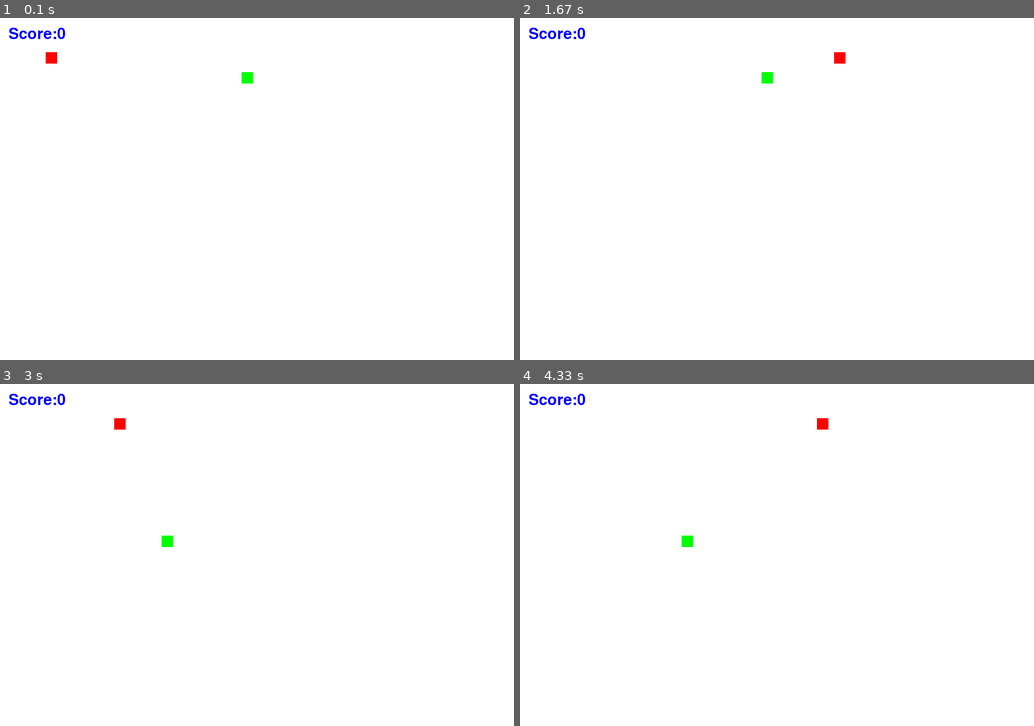
Above: before the commit, frames 1-4 (two rows, left to right).
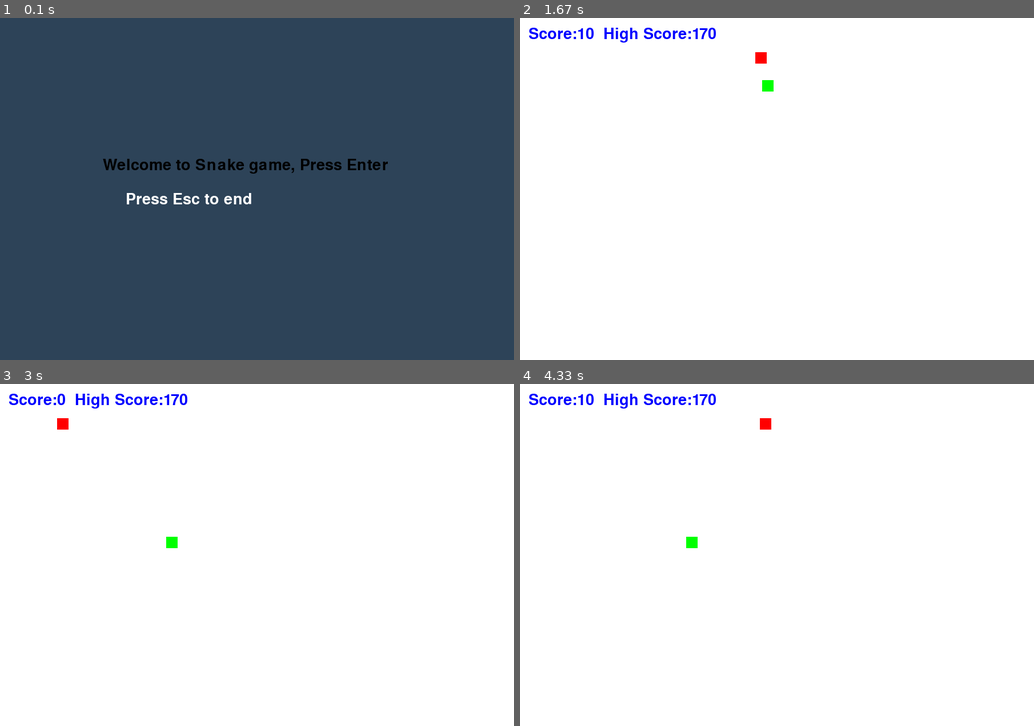
Above: after the commit, the same moments.

Repository: Shaswat125/Snake_pygame
Game: pygame game, started from Snake_game.py
Same seed, same stepped clock (60 frames per second), same inputs: the game is played once before the commit and once after it.
Inputs:
- Up to frame 1 (0.1 s): no input
- Up to frame 2 (1.67 s): tap Enter at 0.33 s; tap C at 0.67 s; hold V 1-1.47 s; hold Right 1-1.47 s
- Up to frame 3 (3 s): hold Up 2-2.47 s; tap Enter at 2.5, 2.83 s
- Up to frame 4 (4.33 s): hold C 3.17-3.63 s; hold Right 3.17-3.63 s; hold Left from 4.17 s (still down)

The runs differ from the first frame. In frame 1, 100% of the frame differs, in the area x 0-100%, y 0-100%; in frame 2, 0.7%; in frame 3, 0.6%; in frame 4, 0.6%.

Commit message:
High score is saved in a text file

Diff:
--- /dev/null
+++ b/HighScore.txt
@@ -0,0 +1 @@
+170
--- a/Snake_game.py
+++ b/Snake_game.py
@@ -1,15 +1,18 @@
 import pygame
 import random
+
+
 
 pygame.init()
 width = 900
 height = 600
 ##Game window
 gameWindow = pygame.display.set_mode((width, height))
-pygame.display.set_caption("Mick's Snake game")
+pygame.display.set_caption("Vintage Snake game")
 pygame.display.update()
 
 font = pygame.font.SysFont(None, 40)
+
 def text_screen(text, color, x, y):
     screen = font.render(text, True, color)  ##this take 3 variables and print in window
     gameWindow.blit(screen, (x, y))  ##blit func prints in on screen
@@ -20,9 +23,32 @@
     for a,b in snk_list:
         pygame.draw.rect(gameWindow, red, [a, b, sn_size, sn_size])
     # print(snk_list)
-    ##we display every element of the snk_list and append accordingly
-
-
+    ## display every element of the snk_list and append accordingly
+
+#Welcome screen of the game
+def welcome():
+    fps=60
+    clock = pygame.time.Clock()
+    exit_game=False
+    while not exit_game:
+        gameWindow.fill((45,67,88))
+        text_screen("Welcome to Snake game, Press Enter", black,180,245)
+        text_screen("Press Esc to end", white, 220, 305)
+        for event in pygame.event.get():
+            ##print(event)
+            if event.type == pygame.QUIT:
+                exit_game = True
+
+            if event.type == pygame.KEYDOWN:
+                if event.key == pygame.K_RETURN:
+                  gameloop()
+            if event.type == pygame.KEYDOWN:
+                if event.key == pygame.K_ESCAPE:
+                    pygame.quit()
+                    quit()
+            pygame.display.update()
+            clock.tick(fps)
+            # after every change update
 
 
 ##Colors
@@ -31,6 +57,8 @@
 green = (0, 255, 0)
 blue = (0, 0, 255)
 black = (0, 0, 0)
+
+
 
 ##Game Loop
 def gameloop():
@@ -47,19 +75,29 @@
     speed_y = 0  ##we give speed or velocity to our snake
     ##lets make score print on display board
 
+    ##Now we put high score to our program
+    f = open("HighScore.txt", "r")
+    hi_score = f.read()
+    f.close()
+    ##another way to store high
+    # with open("Highscore.txt","r") as f:
+    #     hi_score=f.read()
 
     ##for increasing length of snake
     snk_list = []  ##we make a empty list and increase it but we make it list of list using head list
     snk_length = 1
 
     ##lets make food for our snake random function returns random variable between a nad b
-    food_x = random.randint(10, width / 2)
-    food_y = random.randint(10, height / 2)
+    food_x = random.randint(30, width / 2)
+    food_y = random.randint(30, height / 2)
     score = 0  ##for making score go up
 
 
     while not exit_game:
         if game_over:
+            f = open("HighScore.txt", "w")
+            f.write(str(hi_score))
+            f.close()
             gameWindow.fill(white)
             text_screen("Game Over! Press enter to play again.", black, 170, 240)
             for event in pygame.event.get():
@@ -68,7 +106,7 @@
                     exit_game = True
                 if event.type==pygame.KEYDOWN:
                     if event.key==pygame.K_RETURN:
-                        gameloop()
+                        welcome()
         #this was to make game over when snake hits walls and ask to restart
 
         else:
@@ -87,12 +125,20 @@
                         speed_y = 0
 
                     if event.key == pygame.K_UP:
+                        speed_x = 0
                         speed_y = -in_velocity
+
+
+                    if event.key == pygame.K_DOWN:
                         speed_x = 0
-
-                    if event.key == pygame.K_DOWN:
                         speed_y = in_velocity
-                        speed_x = 0
+
+                    #For cheat codes, to increase score without eating food is c
+                    if event.key == pygame.K_c:
+                        score+=10
+                    #cheat code to decrease velocity is v
+                    if event.key == pygame.K_v:
+                        in_velocity-=1
 
             # changing speed
             x += speed_x
@@ -103,7 +149,7 @@
                 # print("Game over")
             # window color
             gameWindow.fill(white)
-            text_screen("Score:" + str(score), blue, 15, 15)
+            text_screen("Score:" + str(score)+ "  High Score:"+str(hi_score), blue, 15, 15)
             ##prints score on display
 
             ##Making head of snake
@@ -122,6 +168,12 @@
                 food_y = random.randint(10, height / 2)
                 snk_length+=5
                 #only when the snake eats food its size should be increased
+                if score>int(hi_score):
+                    hi_score=score
+                    f = open("HighScore.txt", "w")
+                    f.write(str(hi_score))
+                    f.close()
+
 
             #we append head because initially we need a head
             head=[]
@@ -149,5 +201,7 @@
 
     pygame.quit()
     quit()
+
+welcome()
 gameloop()
 #We make the whole game loop and its variables inside a game loop funct and call that fun when u press enter
